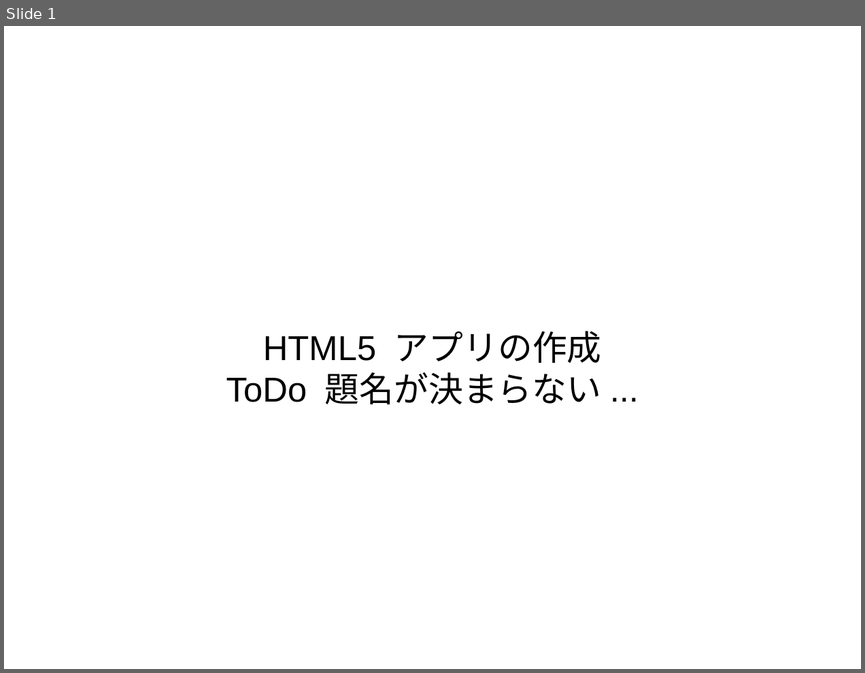
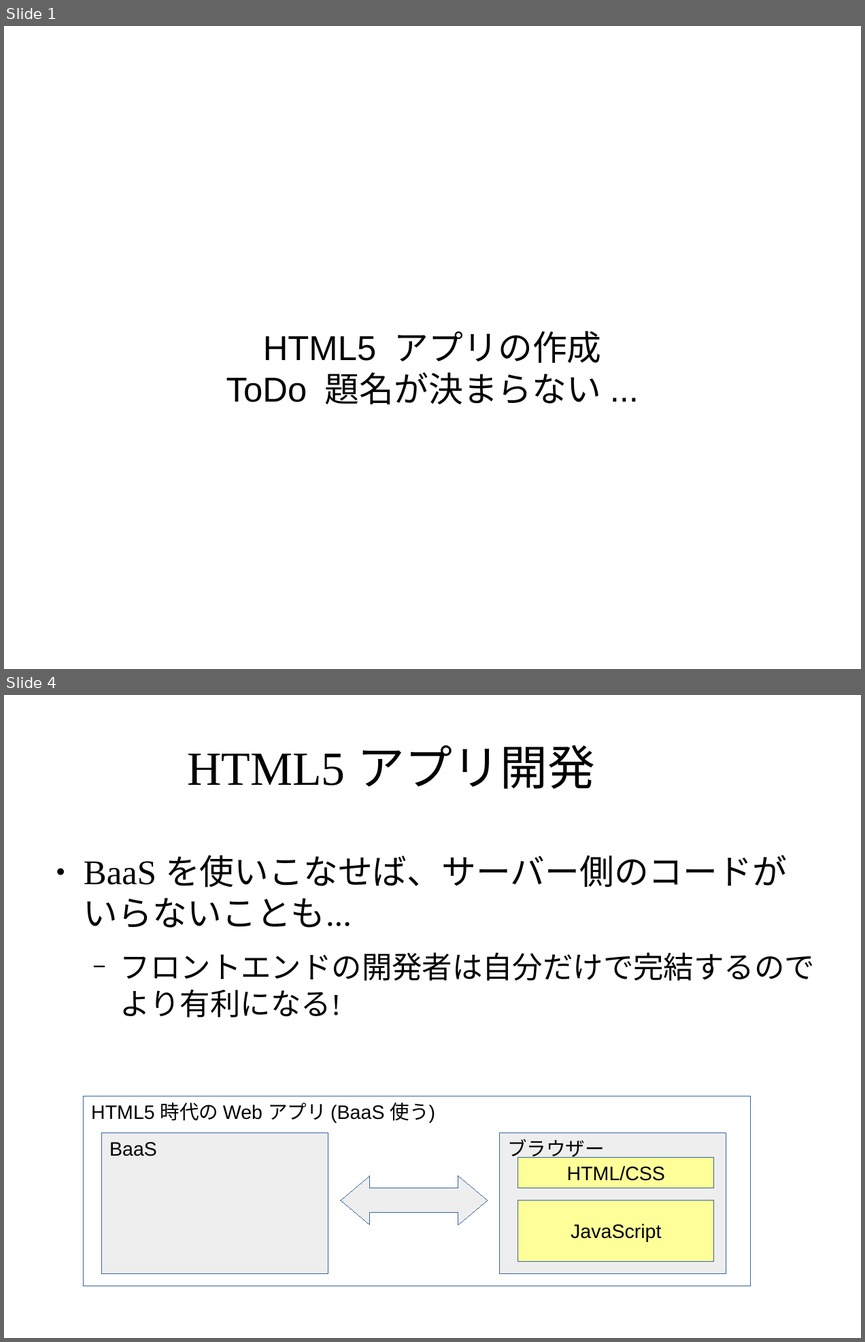
Before and after one commit to masakura/slides, a slide deck: html5jk#1/slide2.odp. Shown one above the other, each under a label of ours: slide 1 before the commit, slides 1 and 4 after it; the slides between them are not shown. The pictures are 865x673 and 865x1342 pixels, drawn with LibreOffice and Linux fonts; fonts in the diff are those of the drawing; background and template pictures are left out. Boxes give left, top, right and bottom in pixels: in the first picture for what was removed or moved away, otherwise in the second. Text is boxed around its words. In the diff, an @@ line names an element or a change of style, - is before the commit and + after.

Commit message:
SPA や HTML5 アプリの開発の図解を追加

```diff
--- a/html5jk#1/slide2.odp
+++ b/html5jk#1/slide2.odp
@@ slide 4 added at (x1=4, y1=695, x2=861, y2=1338), background picture (left out) @@
@@ title added at (x1=187, y1=745, x2=595, y2=789), 44 pt, text #000000 @@
+HTML5 アプリ開発
@@ text added at (x1=84, y1=855, x2=815, y2=1017), 32 pt, text #000000 @@
+● BaaS を使いこなせば、サーバー側のコードがいらないことも...
+  − フロントエンドの開発者は自分だけで完結するのでより有利になる!
@@ rectangle added at (x1=84, y1=1096, x2=751, y2=1286), fill #FFFFFF, outline #3465A4 0 pt, 18 pt, text #000000 @@
+HTML5 時代の Web アプリ (BaaS 使う)
@@ rectangle added at (x1=102, y1=1133, x2=328, y2=1274), fill #EEEEEE, outline #3465A4 0 pt, 18 pt, text #000000 @@
+BaaS
@@ rectangle added at (x1=500, y1=1133, x2=726, y2=1274), fill #EEEEEE, outline #3465A4 0 pt, 18 pt, text #000000 @@
+ブラウザー
@@ rectangle added at (x1=518, y1=1157, x2=714, y2=1187), fill #FFFF99, outline #3465A4 0 pt, 18 pt, text #000000 @@
+HTML/CSS
@@ left right arrow added at (x1=341, y1=1176, x2=487, y2=1225), fill #EEEEEE, outline #3465A4 0 pt @@
@@ rectangle added at (x1=518, y1=1200, x2=714, y2=1262), fill #FFFF99, outline #3465A4 0 pt, 18 pt, text #000000 @@
+JavaScript
```
Also in this commit, not shown: 5 slides changed, 9 other slides added.
